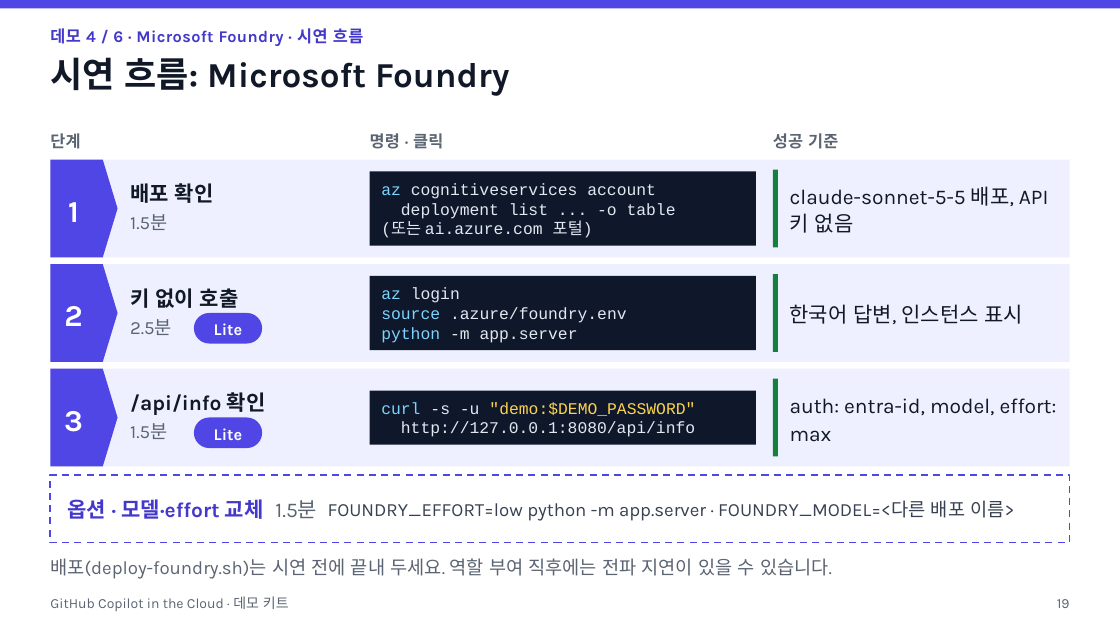
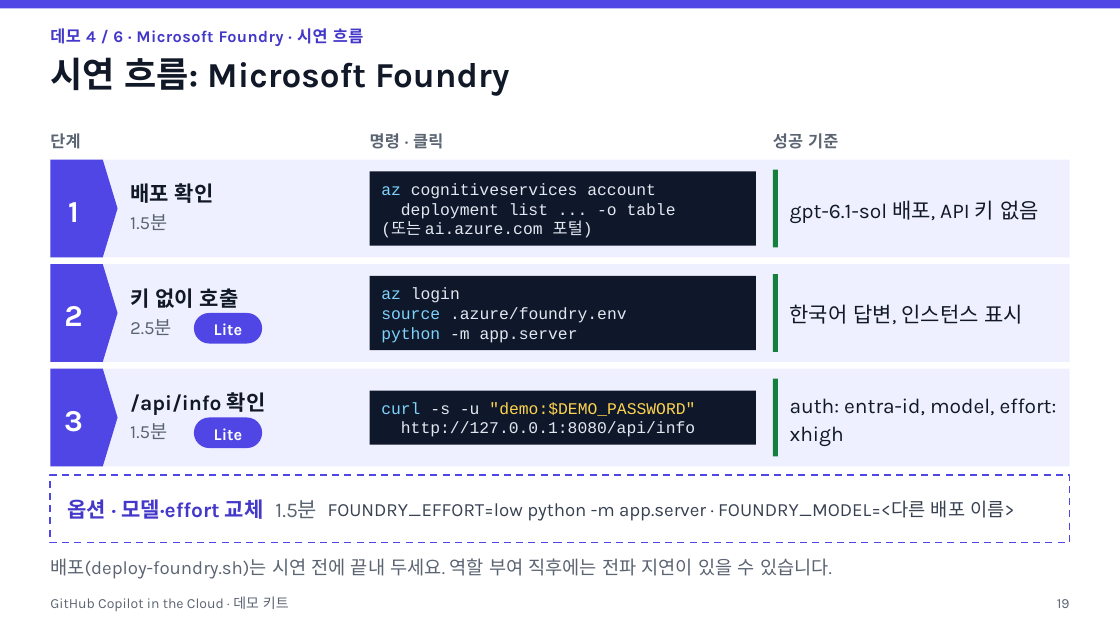
Before and after one commit to junwoojeong100/ghcp-in-the-cloud, a slide deck: slide 19 of slides/demo-presentation-ko.pptx. Drawn at 1120x630 pixels with LibreOffice and Linux fonts; fonts in the diff are those of the drawing. Boxes give left, top, right and bottom in pixels: in the first picture for what was removed or moved away, otherwise in the second. Text is boxed around its words. In the diff, an @@ line names an element or a change of style, - is before the commit and + after.

```diff
--- a/slides/demo-presentation-ko.pptx
+++ b/slides/demo-presentation-ko.pptx
@@ text at <box>790,200,1039,223</box>: text changed @@
-claude-sonnet-5-5 배포, API 키 없음
+gpt-6.1-sol 배포, API 키 없음
@@ text at <box>790,398,1057,446</box>: text changed @@
-auth: entra-id, model, effort: max
+auth: entra-id, model, effort: xhigh
```
Also in this commit, not shown: 9 other slides changed, 25 other files.
